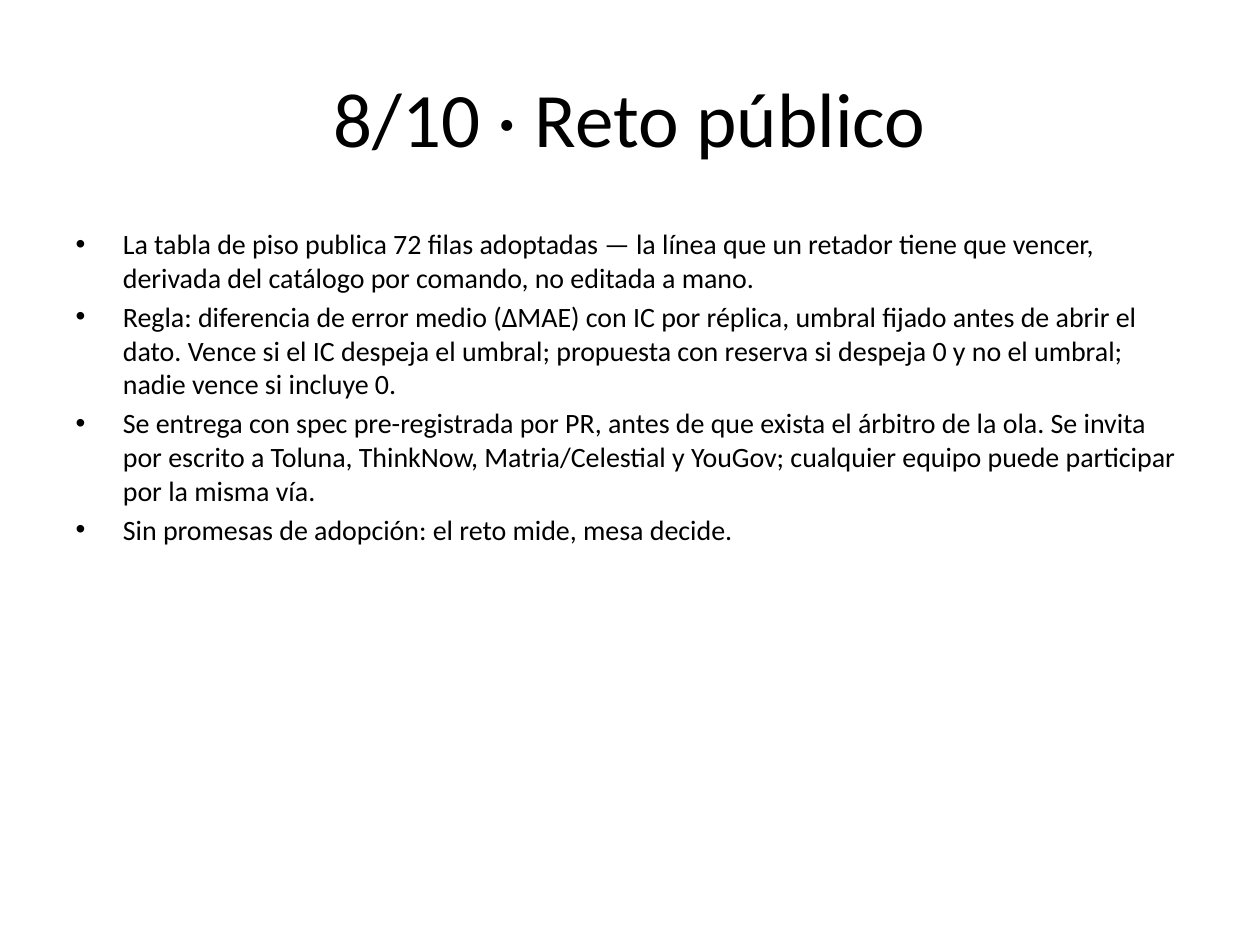
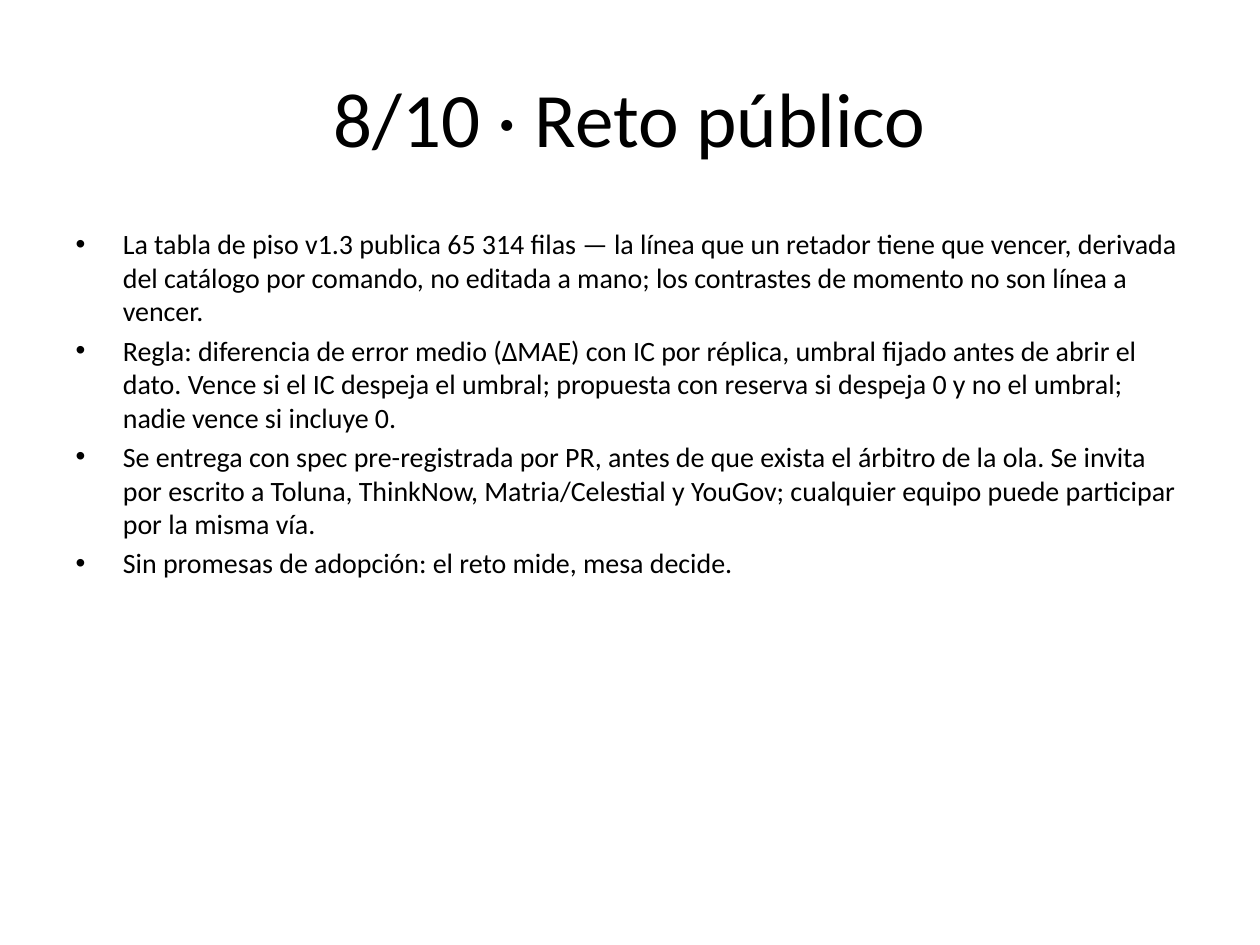
Before and after one commit to Josanoforo/Modelado-Mexicano, a slide deck: slide 9 of docs/deck.pptx. Drawn at 1260x945 pixels with LibreOffice and Linux fonts; fonts in the diff are those of the drawing. Boxes give left, top, right and bottom in pixels: in the first picture for what was removed or moved away, otherwise in the second. Text is boxed around its words. In the diff, an @@ line names an element or a change of style, - is before the commit and + after.

```diff
--- a/docs/deck.pptx
+++ b/docs/deck.pptx
@@ text at <box>123,234,1176,322</box>: text changed @@
-• La tabla de piso publica 72 filas adoptadas — la línea que un retador tiene que vencer, derivada del catálogo por comando, no editada a mano.
+• La tabla de piso v1.3 publica 65 314 filas — la línea que un retador tiene que vencer, derivada del catálogo por comando, no editada a mano; los contrastes de momento no son línea a vencer.
```
Also in this commit, not shown: 3 other slides changed, 18 other files.
